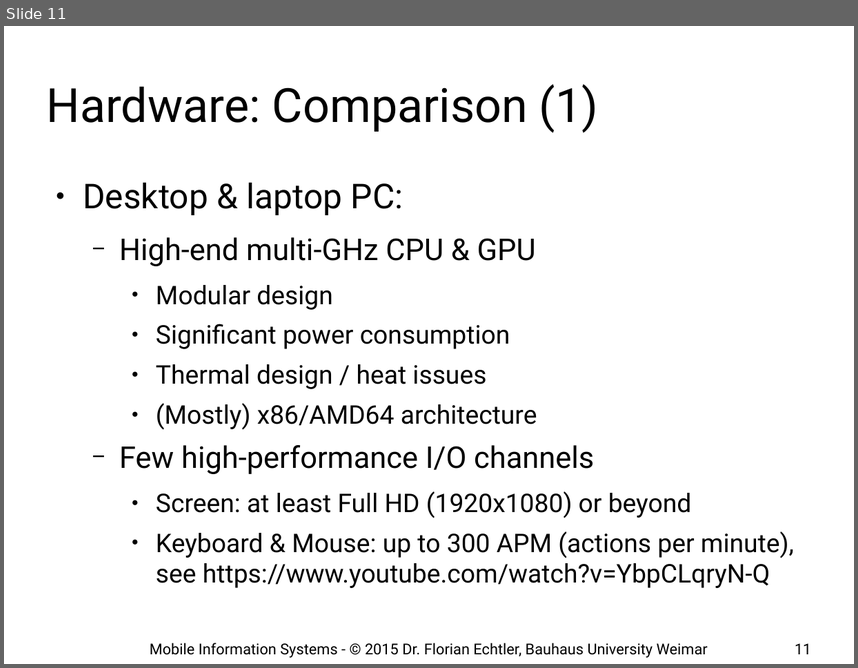
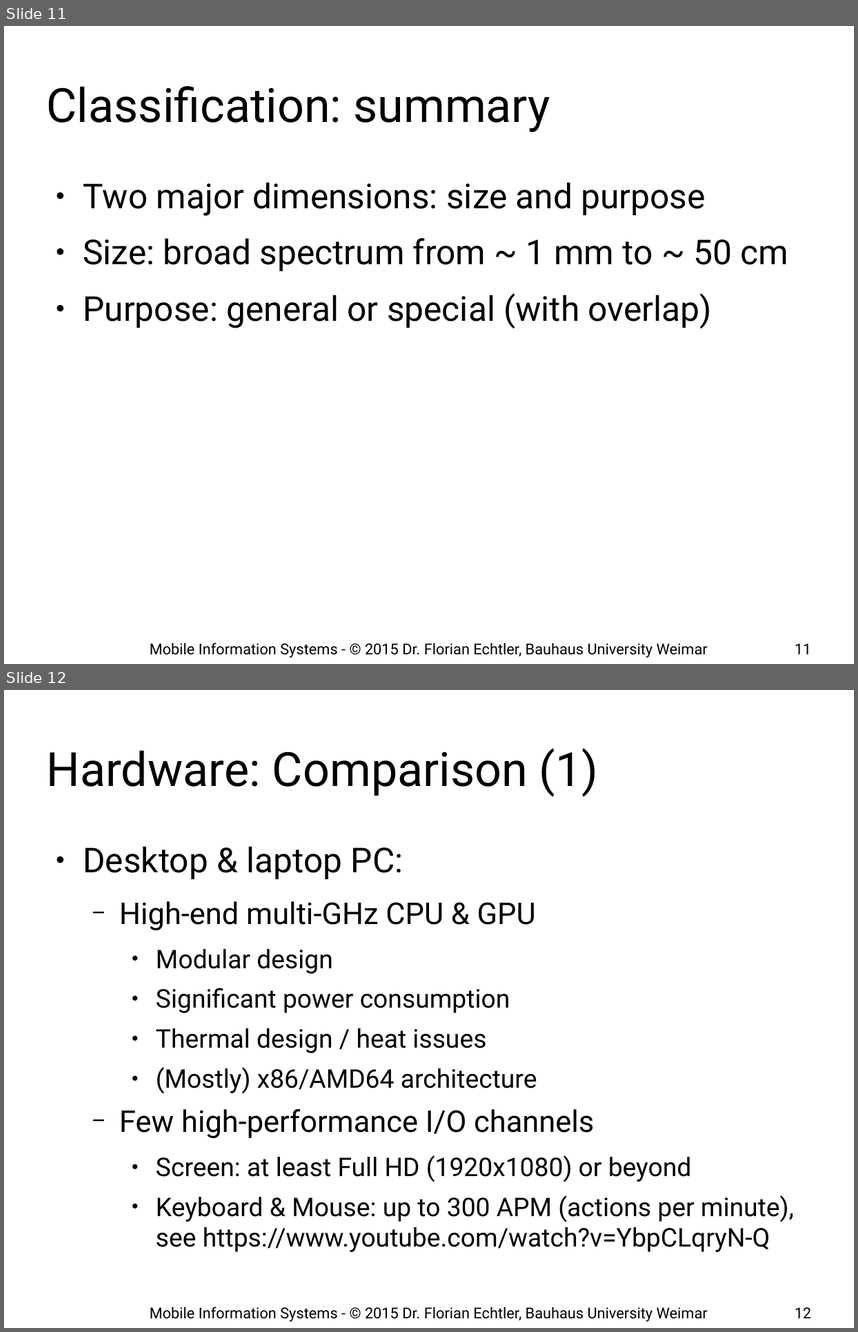
Before and after one commit to floe/mobile-information-systems, a slide deck: 01-introduction-basics.odp. Shown one above the other, each under a label of ours: slide 11 before the commit, slides 11 and 12 after it. The pictures are 858x668 and 858x1332 pixels, drawn with LibreOffice and Linux fonts; fonts in the diff are those of the drawing; background and template pictures are left out. Boxes give left, top, right and bottom in pixels: in the first picture for what was removed or moved away, otherwise in the second. Text is boxed around its words. In the diff, an @@ line names an element or a change of style, - is before the commit and + after.

Commit message:
add summary slides after each block

```diff
--- a/01-introduction-basics.odp
+++ b/01-introduction-basics.odp
@@ slide 11 added at (4,26,854,664), background #FFFFFF @@
@@ title added at (47,86,550,132), 44 pt, text #000000 @@
+Classification: summary
@@ text added at (83,182,788,328), 32 pt, text #000000 @@
+● Two major dimensions: size and purpose
+● Size: broad spectrum from ~ 1 mm to ~ 50 cm
+● Purpose: general or special (with overlap)
@@ text added at (150,642,708,657), 14 pt, text #000000 @@
+Mobile Information Systems - © 2015 Dr. Florian Echtler, Bauhaus University Weimar
@@ page number added at (795,643,811,654), 14 pt, text #000000 @@
+11
@@ what was slide 11 is now slide 12 @@
@@ page number at (795,1307,811,1318): text changed @@
-11
+12
```
Also in this commit, not shown: 1 slide changed, 2 other slides added.
